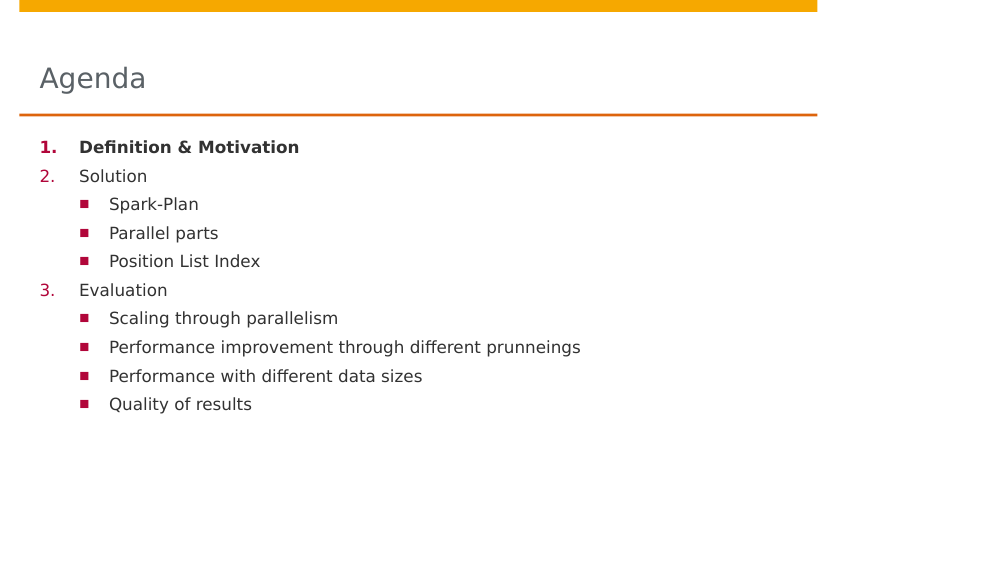
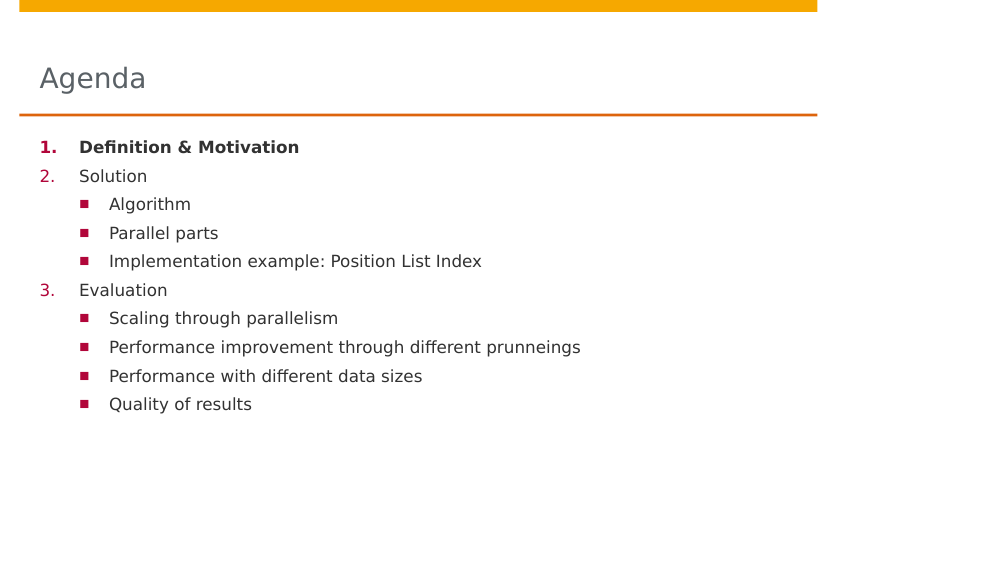
Before and after one commit to DBDA15/data-profiling, a slide deck: slide 2 of presentation.pptx. Drawn at 1008x567 pixels with LibreOffice and Linux fonts; fonts in the diff are those of the drawing; background and template pictures are left out. Boxes give left, top, right and bottom in pixels: in the first picture for what was removed or moved away, otherwise in the second. Text is boxed around its words. In the diff, an @@ line names an element or a change of style, - is before the commit and + after.

```diff
--- a/presentation.pptx
+++ b/presentation.pptx
@@ text at box(109, 197, 191, 214): text changed @@
-  ■ Spark-Plan
+  ■ Algorithm
@@ text at box(109, 254, 482, 271): text changed @@
-  ■ Position List Index
+  ■ Implementation example: Position List Index
```
Also in this commit, not shown: 1 other slide changed, 3 slides added.
